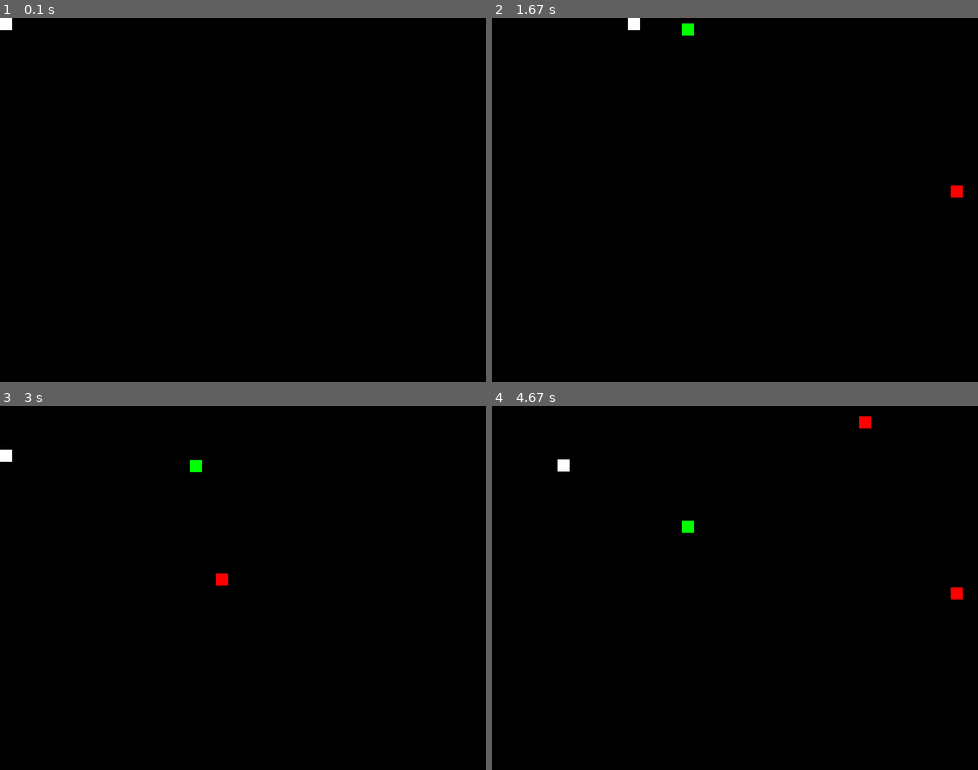
Above: before the commit, frames 1-4 (two rows, left to right).
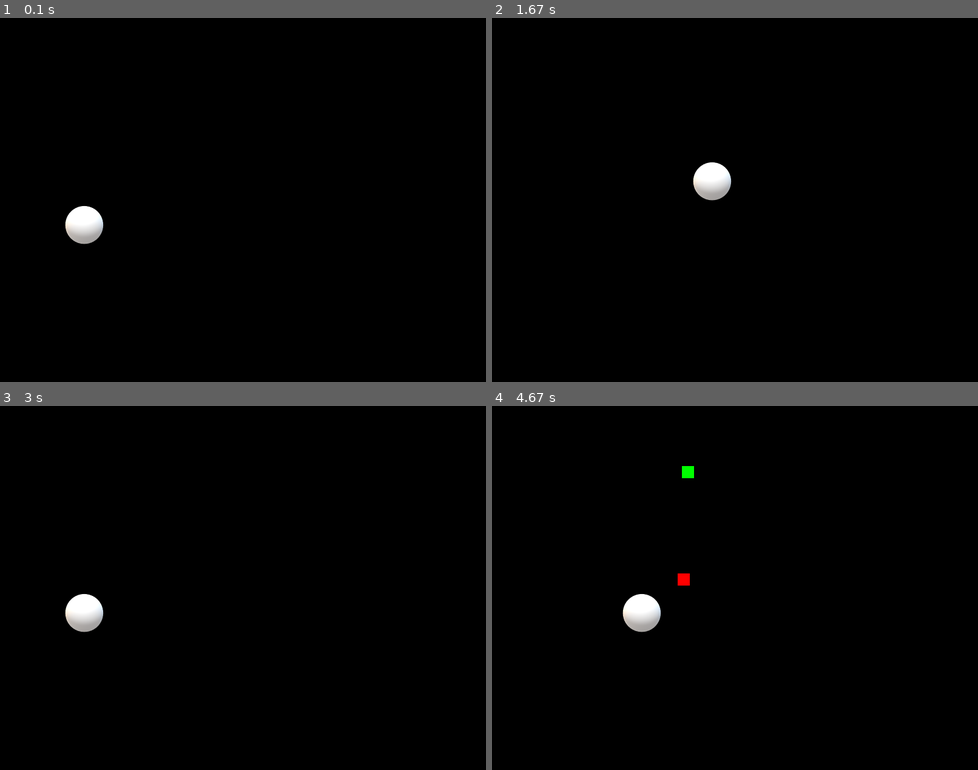
Above: after the commit, the same moments.

Repository: sergk1972/PyGame_1
Game: pygame game, started from main.py
Two runs of this game, one before a commit and one after it. Both use one fixed random seed, a clock stepped at 60 frames per second and the inputs below.
Inputs:
- Up to frame 1 (0.1 s): no input
- Up to frame 2 (1.67 s): hold Right 0.33-0.8 s; hold Up 0.83-1.13 s; hold Right 1.17-1.63 s
- Up to frame 3 (3 s): hold Left 1.67-2.2 s; hold Down 2.23-2.53 s; hold Left 2.57-2.97 s
- Up to frame 4 (4.67 s): hold Up 3-3.37 s; hold Right 3.4-4.03 s; hold Down 4.07-4.43 s; hold Left from 4.47 s (still down)

The runs differ from the first frame. In frame 1, 0.7% of the frame differs, in the area x 0-22%, y 0-63%; in frame 2, 0.9%; in frame 3, 0.9%; in frame 4, 1.2%, in the area x 13-97%, y 2-63%.

Commit message:
image size

Diff:
--- /dev/null
+++ b/main.bak.py
@@ -0,0 +1,34 @@
+import pygame
+from pygame.constants import QUIT
+from random import randint
+
+pygame.init()
+screen = wigth, heigth = 801, 600
+main_surface = pygame.display.set_mode(screen)
+pygame.display.set_caption("SUPER BALL")
+# ball = pygame.Surface((20, 20))
+ball_color = ['images/ball_white.png', 'images/ball_black.png', 'images/ball_yellow.png',
+              'images/ball_red.png', 'images/ball_green.png', 'images/ball.png']
+ball = pygame.image.load('images/ball.png')
+# ball_color = [(0, 0, 0), (255, 255, 255), (0, 0, 255),
+#              (0, 255, 0), (255, 25, 25), (255, 255, 51)]
+# ball.fill((255, 255, 255))
+ball_rect = ball.get_rect()
+ball_speed = [1, 1]
+is_working = True
+while is_working:
+    for event in pygame.event.get():
+        if event.type == QUIT:
+            is_working = False
+    ball_rect = ball_rect.move(ball_speed)
+    if ball_rect.bottom >= heigth or ball_rect.top <= 0:  # отскок от края поля
+        ball_speed[1] = - ball_speed[1]
+        ball = pygame.image.load(ball_color[randint(0, 5)])
+        # ball.fill(ball_color[randint(0, 5)])  # изменение цвета объекта
+    elif ball_rect.right >= wigth or ball_rect.left <= 0:
+        ball_speed[0] = - ball_speed[0]
+        ball = pygame.image.load(ball_color[randint(0, 5)])
+        # ball.fill(ball_color[randint(0, 5)])
+    main_surface.fill((100, 100, 100))
+    main_surface.blit(ball, ball_rect)
+    pygame.display.flip()
--- a/main.py
+++ b/main.py
@@ -11,9 +11,11 @@
 GREEN = 0, 255, 0
 main_surface = pygame.display.set_mode(screen)
 pygame.display.set_caption("SUPER BALL")
-ball = pygame.Surface((20, 20))
-ball.fill(WHITE)
-ball_rect = ball.get_rect()
+# ball = pygame.Surface((20, 20))
+# ball.fill(WHITE)
+ball = pygame.image.load('images/ball_white.png')
+# ball.get_rect()
+ball_rect = pygame.Rect(100, 300, 70, 70)
 ball_speed = 4
 
 
@@ -39,7 +41,7 @@
 
 
 CREATE_BONUS = pygame.USEREVENT + 1
-# pygame.time.set_timer(CREATE_BONUS, 3000)
+pygame.time.set_timer(CREATE_BONUS, 3000)
 
 bonuses = []
 
@@ -52,8 +54,8 @@
         if event.type == CREATE_ENEMY:
             enemies.append(create_enemy())
         if event.type == CREATE_BONUS:
-            if len(bonuses) == 0:
-                bonuses.append(create_bonus())
+            # if len(bonuses) == 0:
+            bonuses.append(create_bonus())
     pressed_keys = pygame.key.get_pressed()
 
     main_surface.fill(BLACK)
Binary file changed: images/ball.png
Binary file changed: images/ball_black.png
Binary file changed: images/ball_green.png
Binary file changed: images/ball_red.png
Binary file changed: images/ball_white.png
Binary file changed: images/ball_yellow.png
